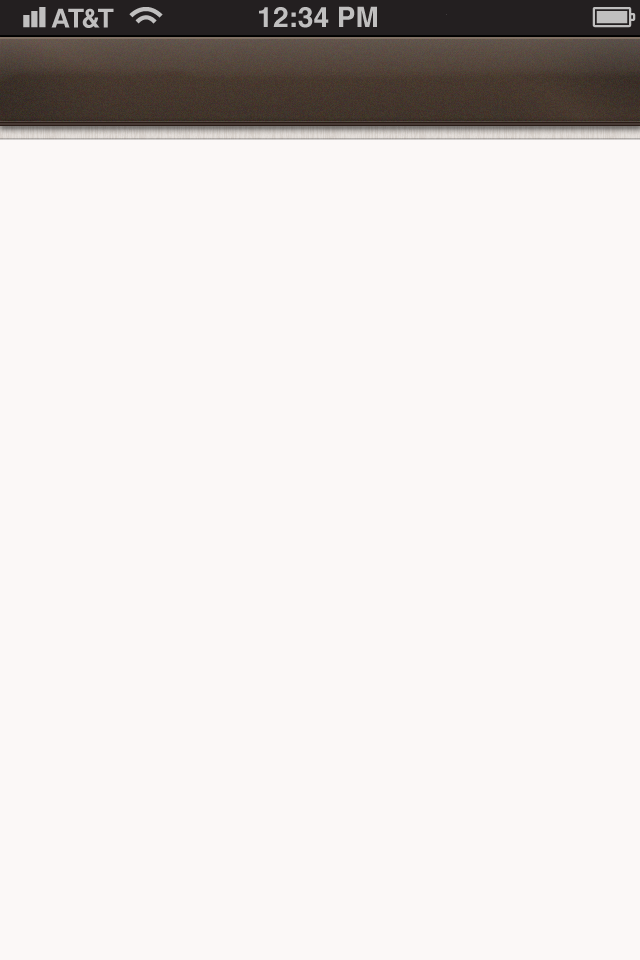
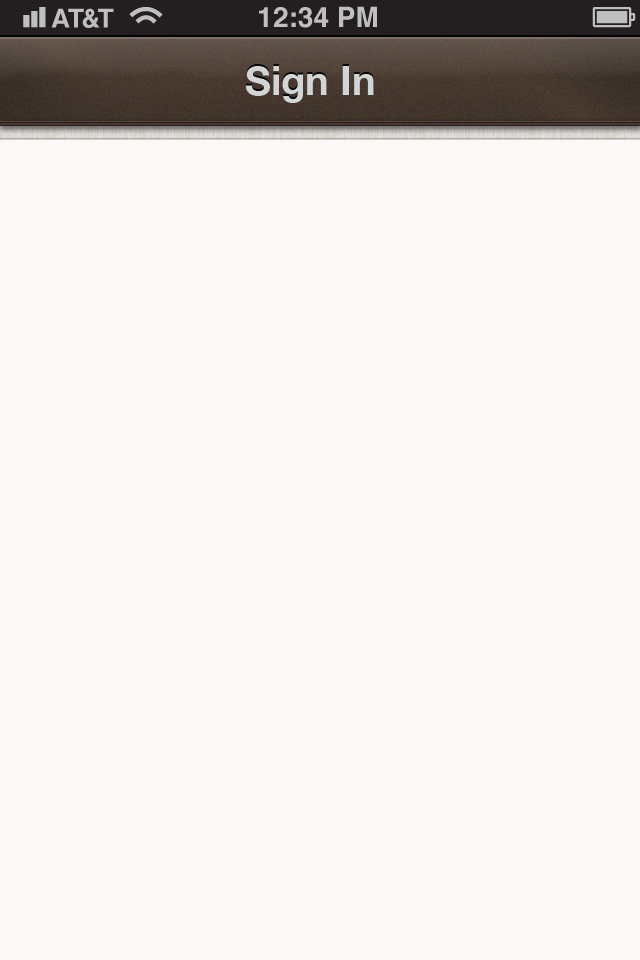
Layered file, before and after one edit (640×960). Changes by layer:
added layer "Sign In" above "topbar" over left=245, top=66, right=374, bottom=103
